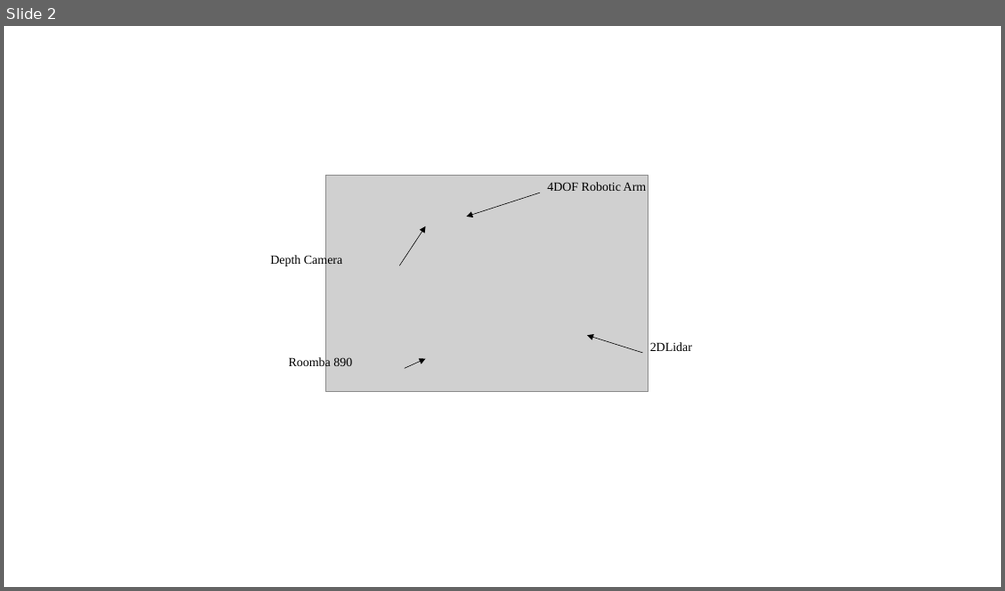
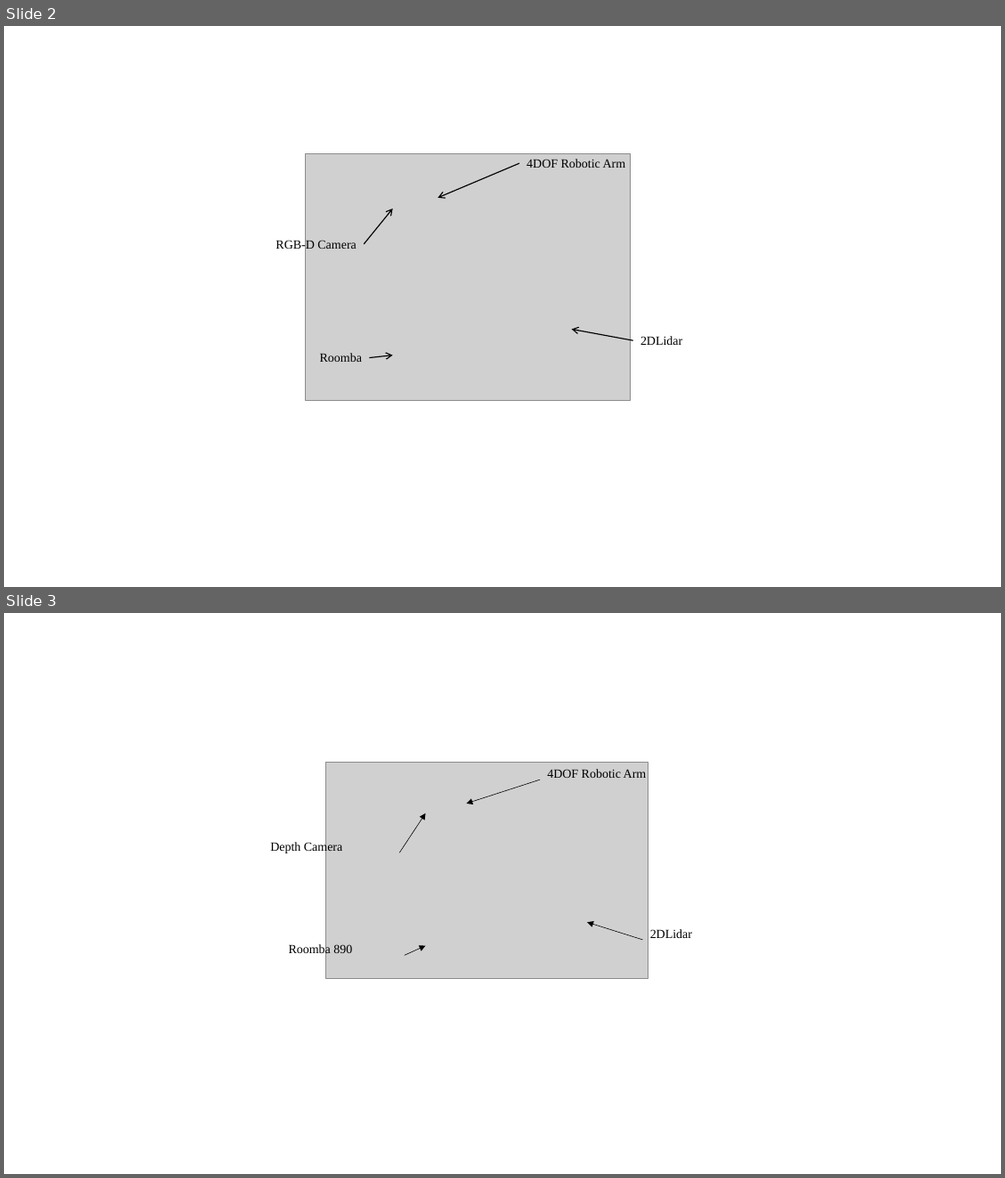
Before and after one commit to HARUYA-YUDA/report, a slide deck: report/Fig/Fig_Toilet_cleaning_robot_Happy_Burger.pptx. Shown one above the other, each under a label of ours: slide 2 before the commit, slides 2 and 3 after it. The pictures are 1005x591 and 1005x1178 pixels, drawn with LibreOffice and Linux fonts; fonts in the diff are those of the drawing; grey boxes stand for pictures. Boxes give left, top, right and bottom in pixels: in the first picture for what was removed or moved away, otherwise in the second. Text is boxed around its words. In the diff, an @@ line names an element or a change of style, - is before the commit and + after.

Commit message:
Final Presentation

```diff
--- a/report/Fig/Fig_Toilet_cleaning_robot_Happy_Burger.pptx
+++ b/report/Fig/Fig_Toilet_cleaning_robot_Happy_Burger.pptx
@@ slide 2 added at [4,26,1001,587], background #FFFFFF @@
@@ group added at [275,154,682,400]: 4 arrows, 4 texts, 1 picture @@
+4DOF Robotic Arm
+Roomba
+2DLidar
+RGB-D Camera
@@ what was slide 2 is now slide 3 @@
```
Also in this commit, not shown: 1 slide changed, 24 other files.
